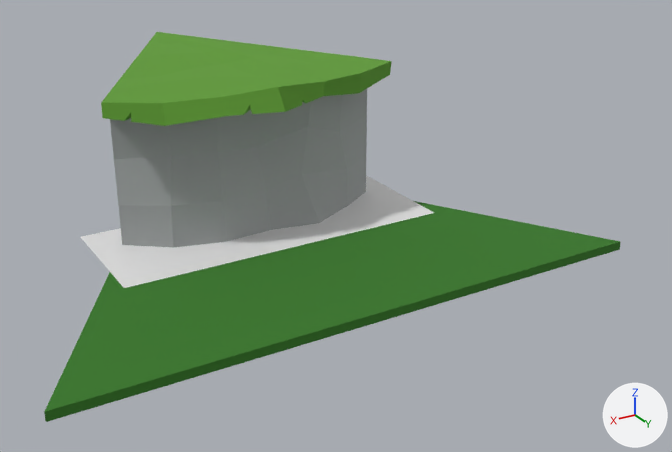
A saved change to the glTF model public/assets/tile2.glb.
Camera for both pictures: a 50 mm lens placed at (0.69, 1.884, 0.692), pointed at (-0.106, 0.557, 0.028). The axes (+X, +Y, +Z) are drawn at lower right. The lights are the same throughout. Where no turn or scale is listed for an object, it has been applied to the vertices.

Names of what the first picture shows: 'ground.002', 'hill.002', 'rocks2'.
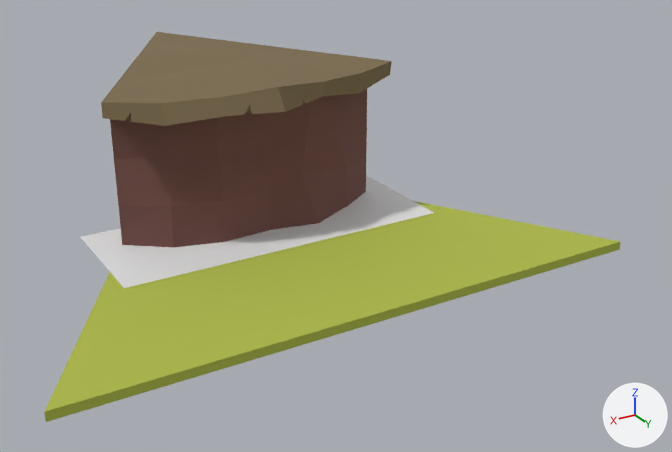
The change in detail:
Material 'stone' (mat_stone) changes colour from grey #a0a4a4 to brown #724c47; in linear values from (0.352, 0.371, 0.371) to (0.168, 0.0723, 0.063).
Material 'top' (mat_top) changes colour from green #609c34 to brown #7d6c4f; in linear values from (0.117, 0.332, 0.0343) to (0.205, 0.15, 0.0782).
Material 'ground' (mat_ground) changes colour from dark green #367825 to yellow #afba49; in linear values from (0.0367, 0.188, 0.0182) to (0.429, 0.491, 0.0666).

Changed parts and their boxes [x1, y1, x2, y2] in the pictures (672 x 452 px):
'ground.002', recoloured (green to yellow)
    both: [44, 201, 621, 422]
'hill.002', recoloured
    both: [101, 32, 392, 248]
